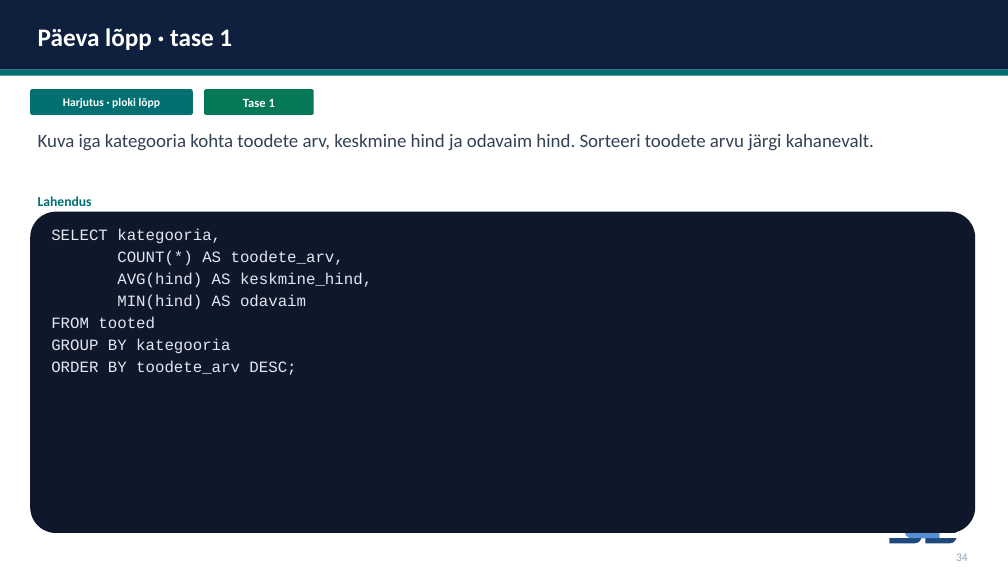
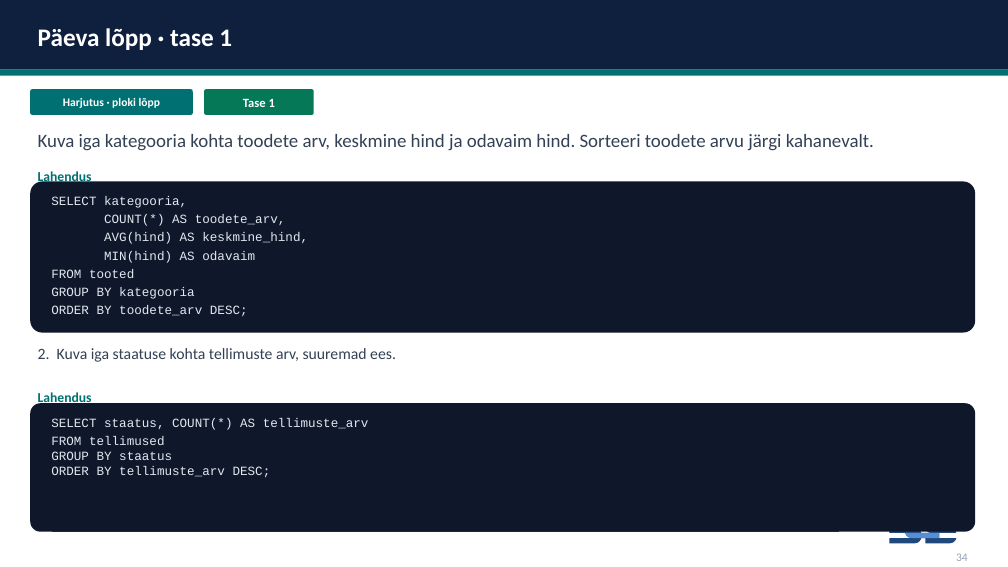
Before and after one commit to emilieabel/andmetarkus, a slide deck: slide 33 of Materjalid/Day7 SQL/7-paev-andmetarkus-esitlus.pptx. Drawn at 1008x567 pixels with LibreOffice and Linux fonts; fonts in the diff are those of the drawing. Boxes give left, top, right and bottom in pixels: in the first picture for what was removed or moved away, otherwise in the second. Text is boxed around its words. In the diff, an @@ line names an element or a change of style, - is before the commit and + after.

```diff
--- a/Materjalid/Day7 SQL/7-paev-andmetarkus-esitlus.pptx
+++ b/Materjalid/Day7 SQL/7-paev-andmetarkus-esitlus.pptx
@@ text "Lahendus" rewrapped from (38, 196, 92, 206) to (38, 169, 92, 185) @@
@@ rounded rectangle: place and size @@
-rounded rectangle at (30, 212, 975, 533)
+rounded rectangle at (30, 181, 975, 333)
@@ text "SELECT kategooria,": place and size @@
-text "SELECT kategooria," at (51, 228, 372, 375)
+text "SELECT kategooria," at (51, 196, 308, 316)
@@ text "SELECT kategooria," at (51, 196, 308, 316): size 15 to 12 pt @@
@@ text added at (38, 348, 396, 362), 15 pt, text #334155 @@
+2. Kuva iga staatuse kohta tellimuste arv, suuremad ees.
@@ rounded rectangle added at (30, 403, 975, 532), fill #0F172A @@
@@ text added at (38, 391, 92, 407), 13 pt, text #007073, bold @@
+Lahendus
@@ text added at (51, 418, 369, 477), 12 pt, text #E2E8F0 @@
+SELECT staatus, COUNT(*) AS tellimuste_arv
+FROM tellimused
+GROUP BY staatus
+ORDER BY tellimuste_arv DESC;
@@ line added from (51, 531) to (839, 531), #1F497D 3 pt @@
```
Also in this commit, not shown: 22 other slides changed, 2 other files.
